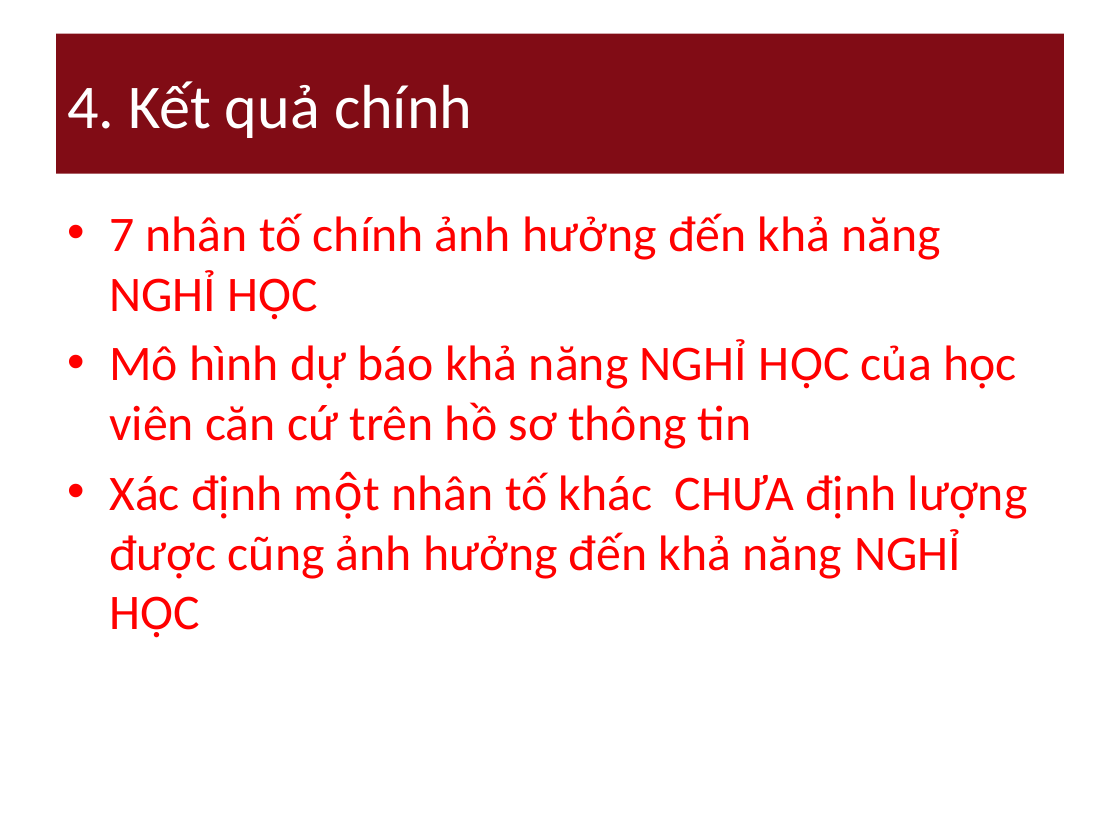
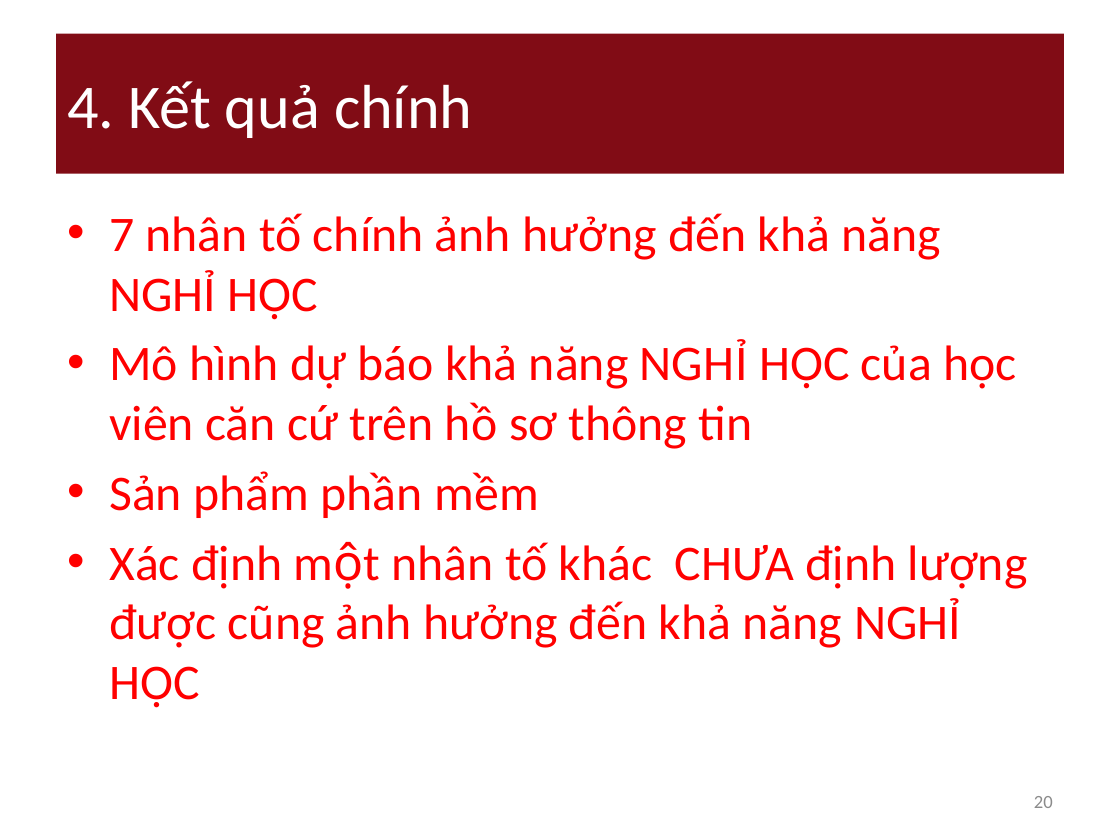
Before and after one commit to nguyendanhtu/drop-out, a slide deck: slide 20 of 01. Document/DropOut_Project_Report v_3.12.2011.pptx (slide 18 before the commit). Drawn at 1120x840 pixels with LibreOffice and Linux fonts; fonts in the diff are those of the drawing. Boxes give left, top, right and bottom in pixels: in the first picture for what was removed or moved away, otherwise in the second. Text is boxed around its words. In the diff, an @@ line names an element or a change of style, - is before the commit and + after.

```diff
--- a/01. Document/DropOut_Project_Report v_3.12.2011.pptx
+++ b/01. Document/DropOut_Project_Report v_3.12.2011.pptx
@@ text at (109, 471, 539, 518): paragraph added @@
+• Sản phẩm phần mềm
@@ page number added at (1034, 796, 1053, 808), 12 pt, text #8C8C8C @@
+20
```
Also in this commit, not shown: 18 other slides changed, 2 slides added, 1 other file.
